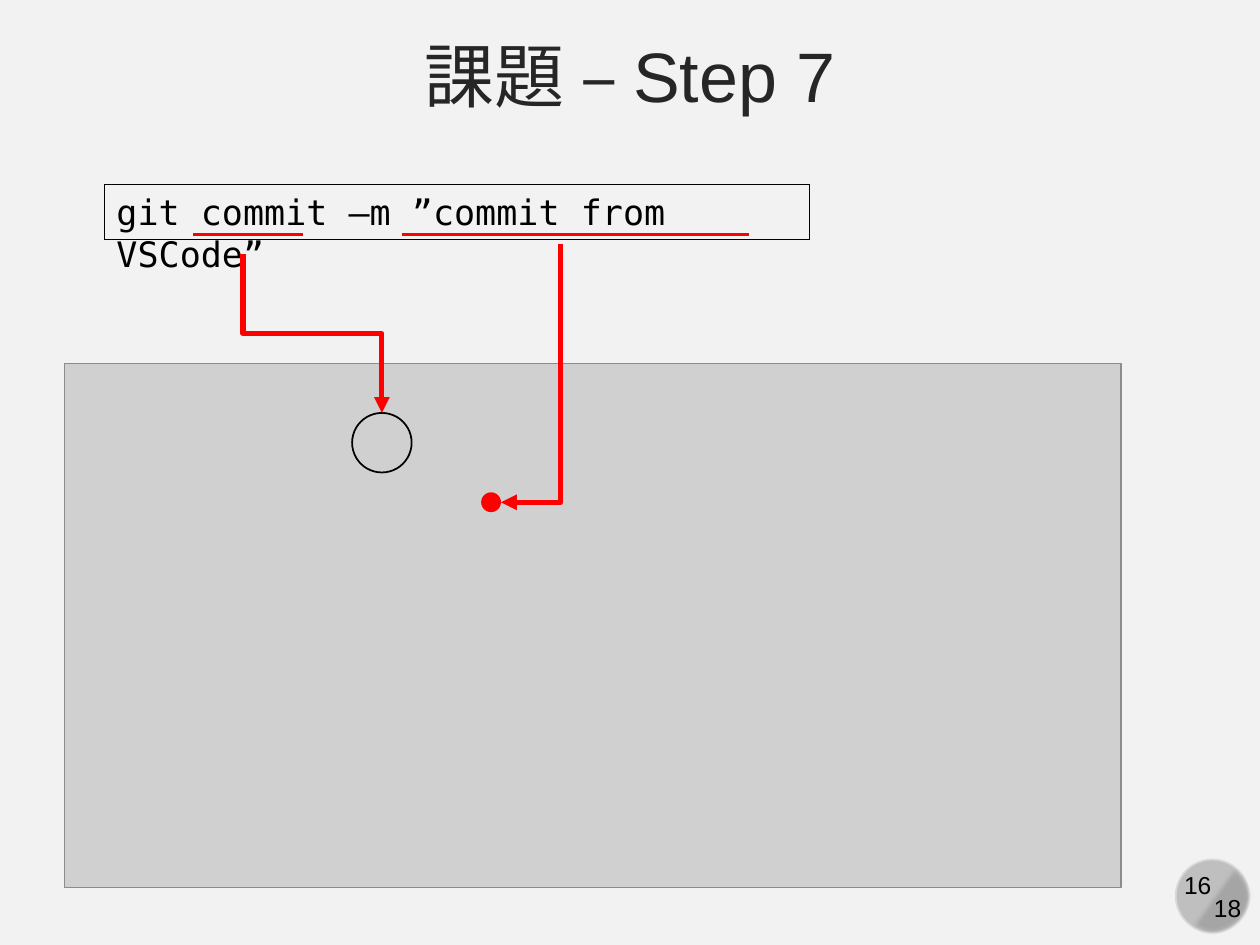
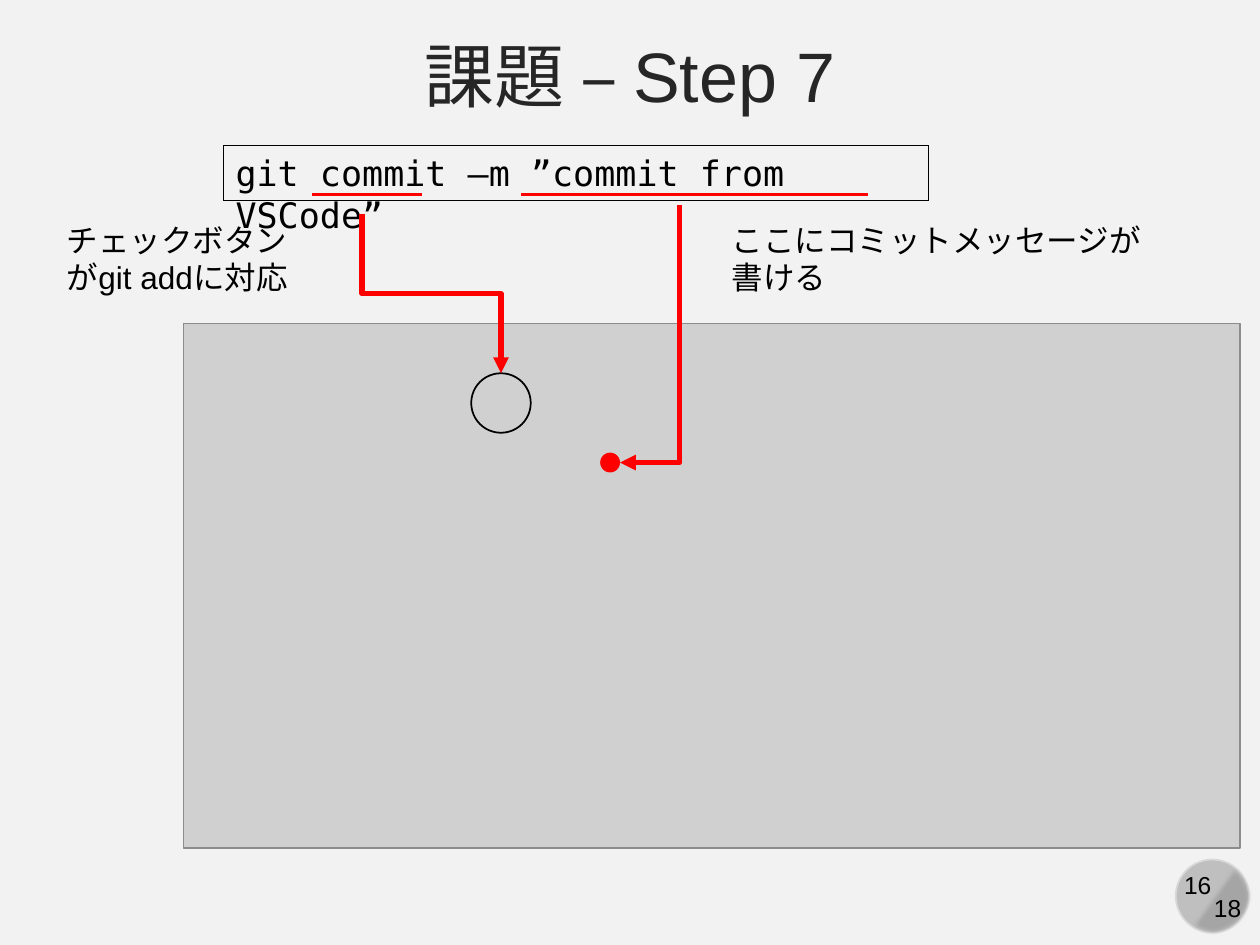
Before and after one commit to kaityo256/github, a slide deck: slide 16 of practice_basic/fig/slide.pptx. Drawn at 1260x945 pixels with LibreOffice and Linux fonts; fonts in the diff are those of the drawing; grey boxes stand for pictures. Boxes give left, top, right and bottom in pixels: in the first picture for what was removed or moved away, otherwise in the second. Text is boxed around its words. In the diff, an @@ line names an element or a change of style, - is before the commit and + after.

```diff
--- a/practice_basic/fig/slide.pptx
+++ b/practice_basic/fig/slide.pptx
@@ 2 lines, 2 elbow arrows, 2 ellipses, 1 picture, 1 rectangle: place and size @@
-2 lines, 2 elbow arrows, 2 ellipses, 1 picture, 1 rectangle at bbox=[64, 185, 1121, 887]
+2 lines, 2 elbow arrows, 2 ellipses, 1 picture, 1 rectangle at bbox=[184, 145, 1241, 848]
@@ text added at bbox=[67, 220, 287, 296], 18 pt, text #000000 @@
+チェックボタン
+がgit addに対応
@@ text added at bbox=[732, 225, 1141, 292], 18 pt, text #000000 @@
+ここにコミットメッセージが
+書ける
```
Also in this commit, not shown: 7 other slides changed, 1 slide removed, 1 other file.
